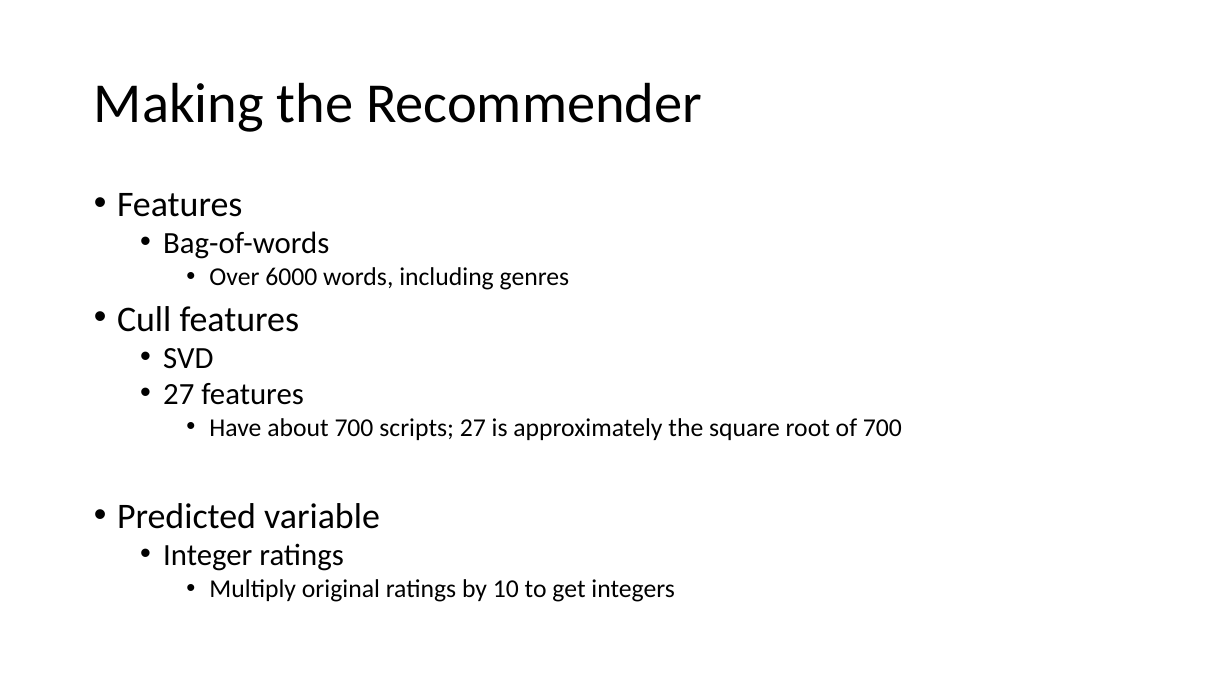
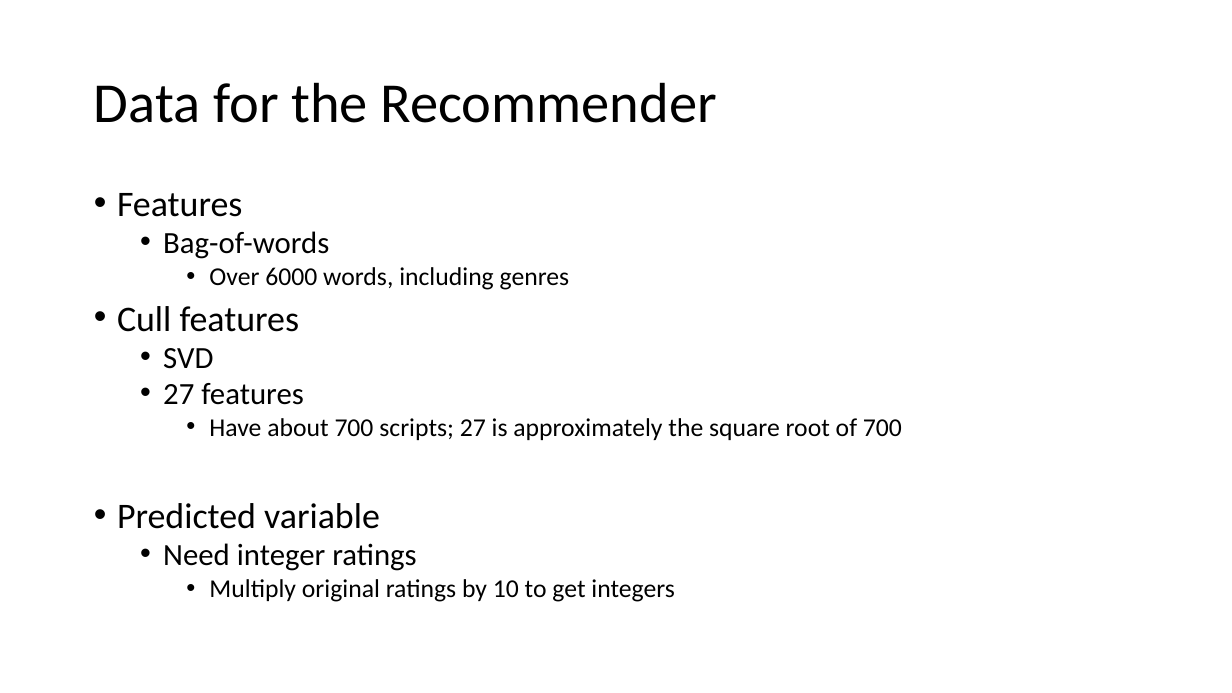
Before and after one commit to cda913/Capstone, a slide deck: slide 14 of AitkinCapstonePresentation.pptx (slide 9 before the commit). Drawn at 1232x693 pixels with LibreOffice and Linux fonts; fonts in the diff are those of the drawing. Boxes give left, top, right and bottom in pixels: in the first picture for what was removed or moved away, otherwise in the second. Text is boxed around its words. In the diff, an @@ line names an element or a change of style, - is before the commit and + after.

```diff
--- a/AitkinCapstonePresentation.pptx
+++ b/AitkinCapstonePresentation.pptx
@@ title at (94,82,717,123): text changed @@
-Making the Recommender
+Data for the Recommender
@@ text at (163,543,416,571): text changed @@
-  • Integer ratings
+  • Need integer ratings
```
Also in this commit, not shown: 6 other slides changed, 5 slides added.
